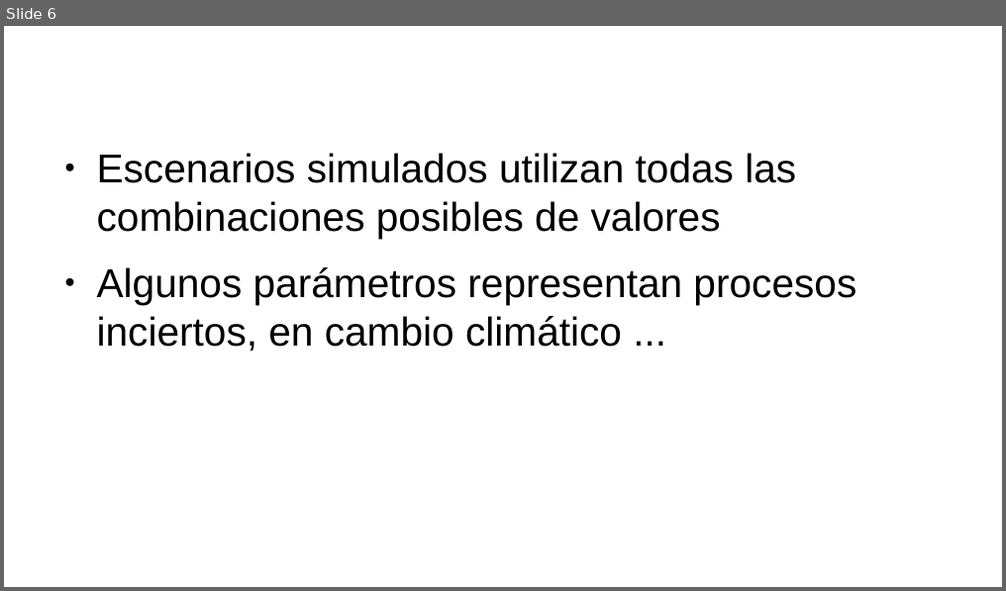
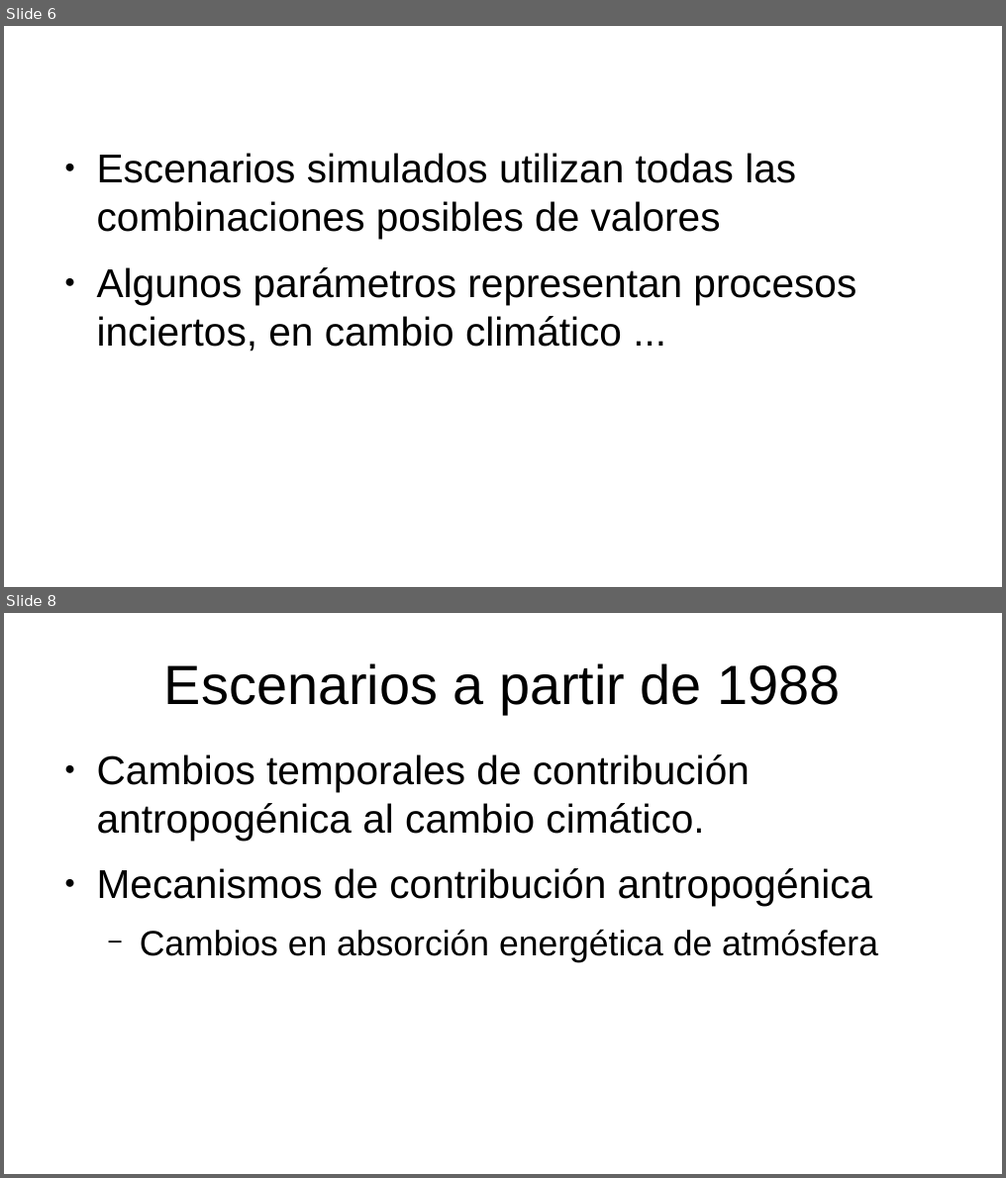
Before and after one commit to gerardommc/Ecologia-Teorica-II, a slide deck: Cambio-climatico/Escenarios.odp. Shown one above the other, each under a label of ours: slide 6 before the commit, slides 6 and 8 after it; the slides between them are not shown. The pictures are 1006x591 and 1006x1178 pixels, drawn with LibreOffice and Linux fonts; fonts in the diff are those of the drawing. Boxes give left, top, right and bottom in pixels: in the first picture for what was removed or moved away, otherwise in the second. Text is boxed around its words. In the diff, an @@ line names an element or a change of style, - is before the commit and + after.

Commit message:
Escenarios 2

```diff
--- a/Cambio-climatico/Escenarios.odp
+++ b/Cambio-climatico/Escenarios.odp
@@ slide 8 added at box(4, 613, 1002, 1174), background #FFFFFF @@
@@ title added at box(164, 663, 841, 714), 44 pt, text #000000 @@
+Escenarios a partir de 1988
@@ text added at box(97, 755, 878, 963), 32 pt, text #000000 @@
+● Cambios temporales de contribución antropogénica al cambio cimático.
+● Mecanismos de contribución antropogénica
+  − Cambios en absorción energética de atmósfera
```
Also in this commit, not shown: 1 slide changed, 4 other slides added, 4 other files.
